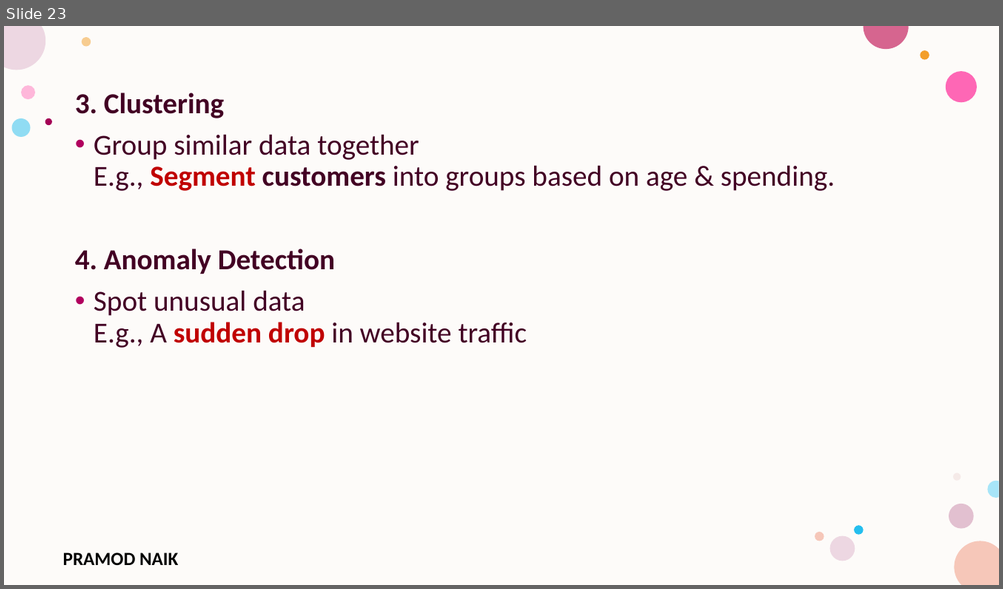
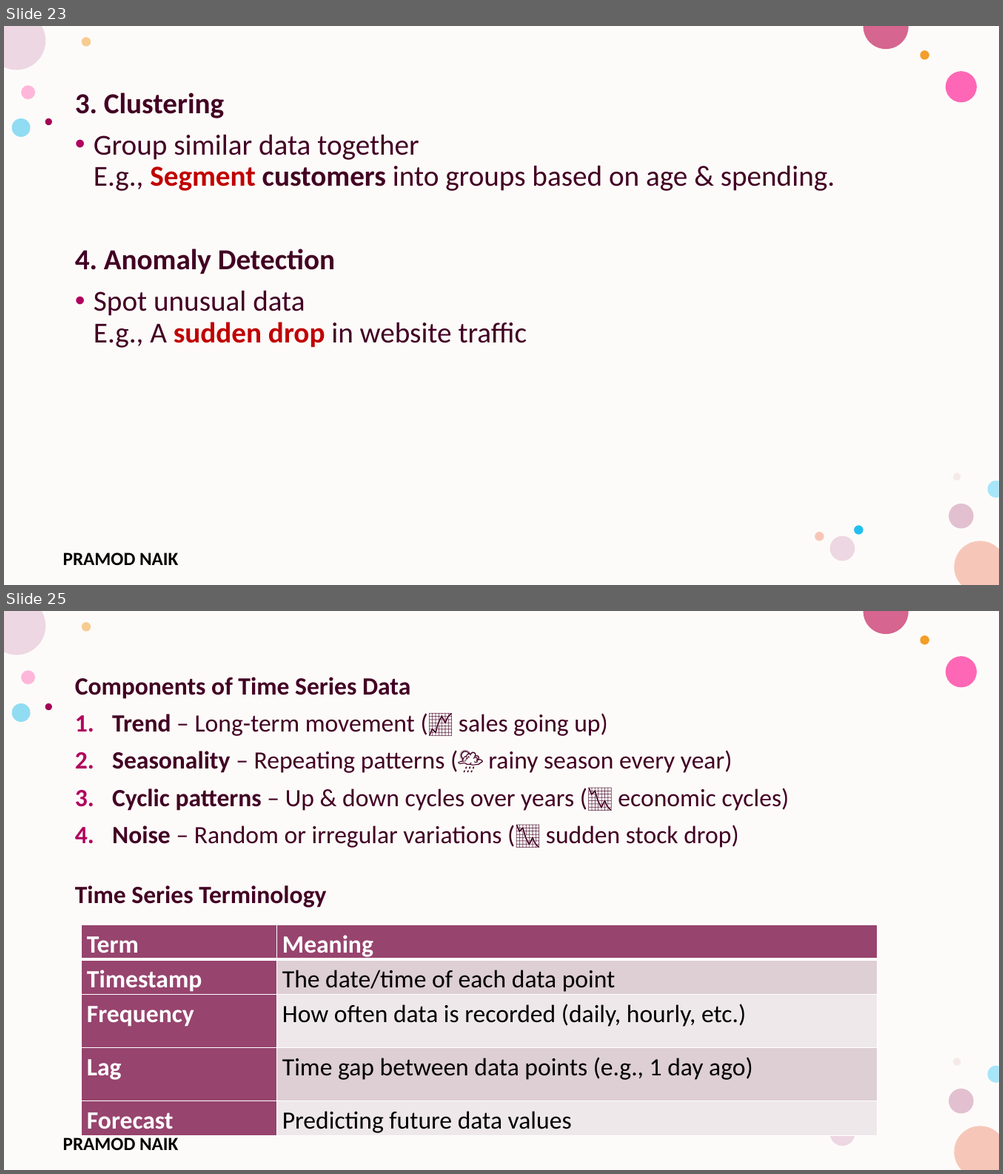
Before and after one commit to PRAMODNAIK-DEV/MCA-2nd-Sem-ML-Data-Analytics-Shridevi-College, a slide deck: Theory Class-Notes/Unit-5 Data Analytics and Real-World Applications.pptx. Shown one above the other, each under a label of ours: slide 23 before the commit, slides 23 and 25 after it; the slides between them are not shown. The pictures are 1003x589 and 1003x1174 pixels, drawn with LibreOffice and Linux fonts; fonts in the diff are those of the drawing; background and template pictures are left out. Boxes give left, top, right and bottom in pixels: in the first picture for what was removed or moved away, otherwise in the second. Text is boxed around its words. In the diff, an @@ line names an element or a change of style, - is before the commit and + after.

```diff
--- a/Theory Class-Notes/Unit-5 Data Analytics and Real-World Applications.pptx
+++ b/Theory Class-Notes/Unit-5 Data Analytics and Real-World Applications.pptx
@@ slide 25 added at [4,611,999,1170], background #FFFFFF; not listed: 17 template elements that a slide beside it also shows @@
@@ text added at [75,677,789,908], 24 pt, text #420023 @@
+Components of Time Series Data
+1. Trend – Long-term movement (📈 sales going up)
+2. Seasonality – Repeating patterns (🌦 rainy season every year)
+3. Cyclic patterns – Up & down cycles over years (📉 economic cycles)
+4. Noise – Random or irregular variations (📉 sudden stock drop)
+Time Series Terminology
@@ table added at [82,925,878,1136], 5 rows, 2 columns @@
+Term | Meaning
+Timestamp | The date/time of each data point
+Frequency | How often data is recorded (daily, hourly, etc.)
+Lag | Time gap between data points (e.g., 1 day ago)
+Forecast | Predicting future data values
```
Also in this commit, not shown: 3 slides changed, 22 other slides added, 6 slides removed, 1 other file.
